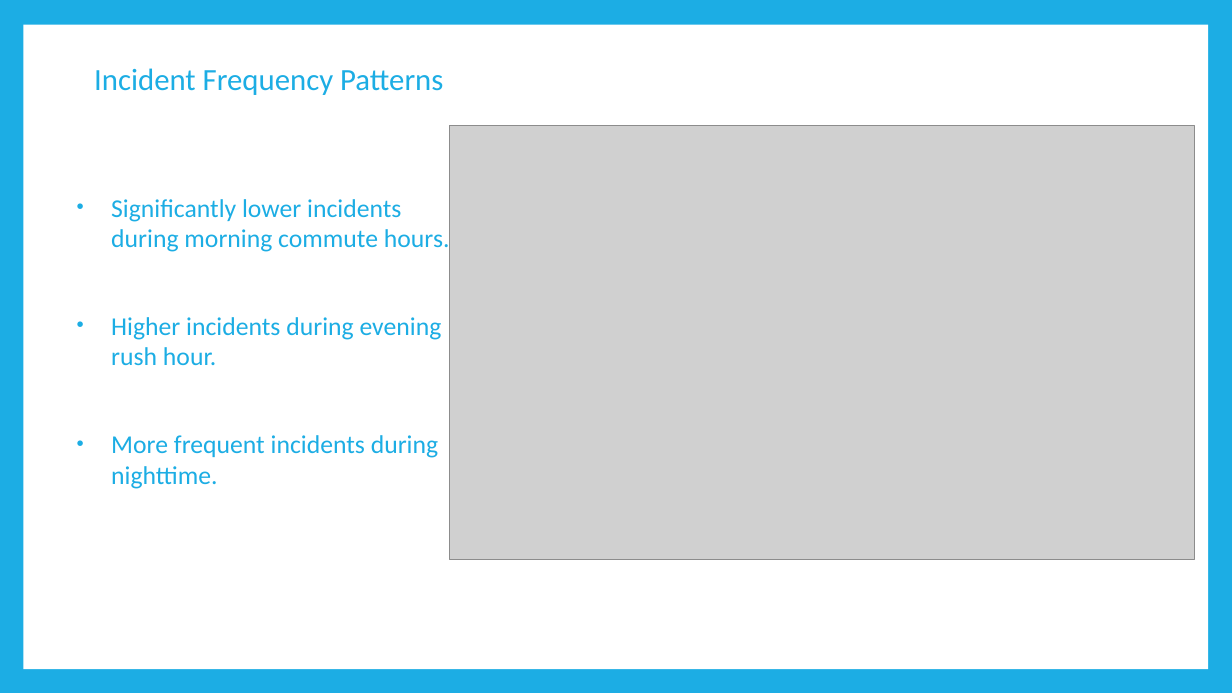
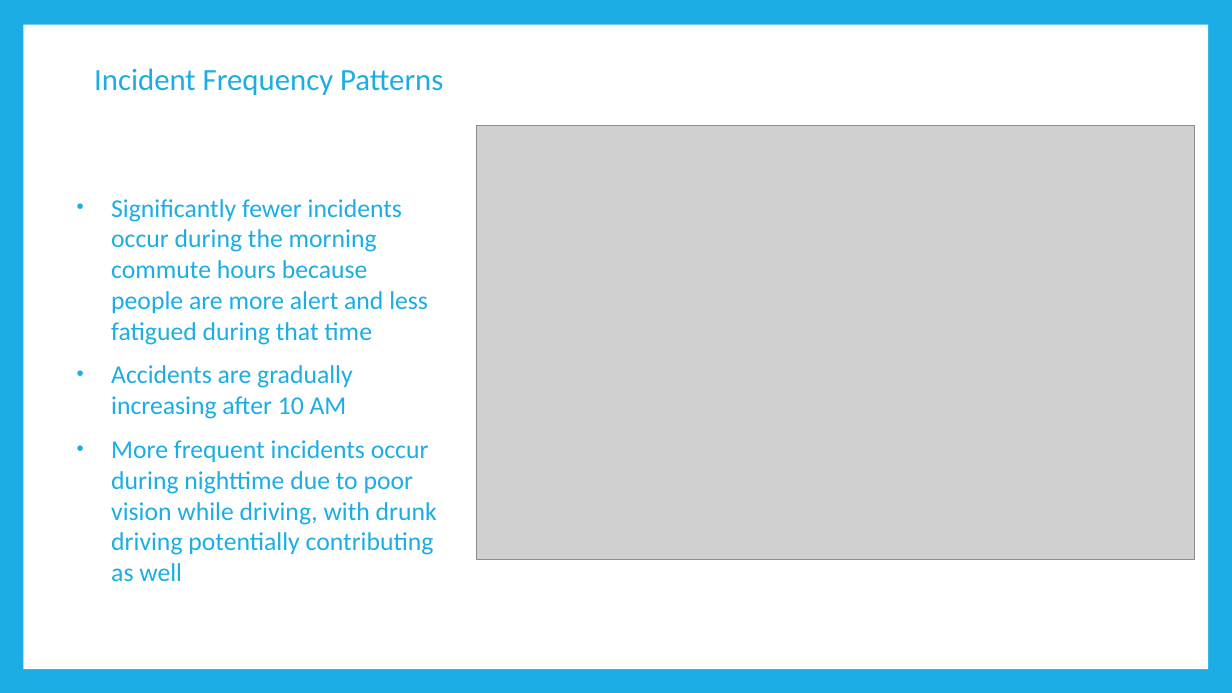
Before and after one commit to CharlesQuinn1/Trafic-Safety-Enhancement, a slide deck: slide 5 of Presentation/Sujatha.pptx. Drawn at 1232x693 pixels with LibreOffice and Linux fonts; fonts in the diff are those of the drawing; grey boxes stand for pictures. Boxes give left, top, right and bottom in pixels: in the first picture for what was removed or moved away, otherwise in the second. Text is boxed around its words. In the diff, an @@ line names an element or a change of style, - is before the commit and + after.

```diff
--- a/Presentation/Sujatha.pptx
+++ b/Presentation/Sujatha.pptx
@@ picture: place and size @@
-picture at <box>449,126,1194,560</box>
+picture at <box>476,126,1194,560</box>
@@ text at <box>111,199,437,581</box>: text changed @@
-• Significantly lower incidents during morning commute hours.
-• Higher incidents during evening rush hour.
-• More frequent incidents during nighttime.
+• Significantly fewer incidents occur during the morning commute hours because people are more alert and less fatigued during that time
+• Accidents are gradually increasing after 10 AM
+• More frequent incidents occur during nighttime due to poor vision while driving, with drunk driving potentially contributing as well
```
Also in this commit, not shown: 3 other slides changed.
